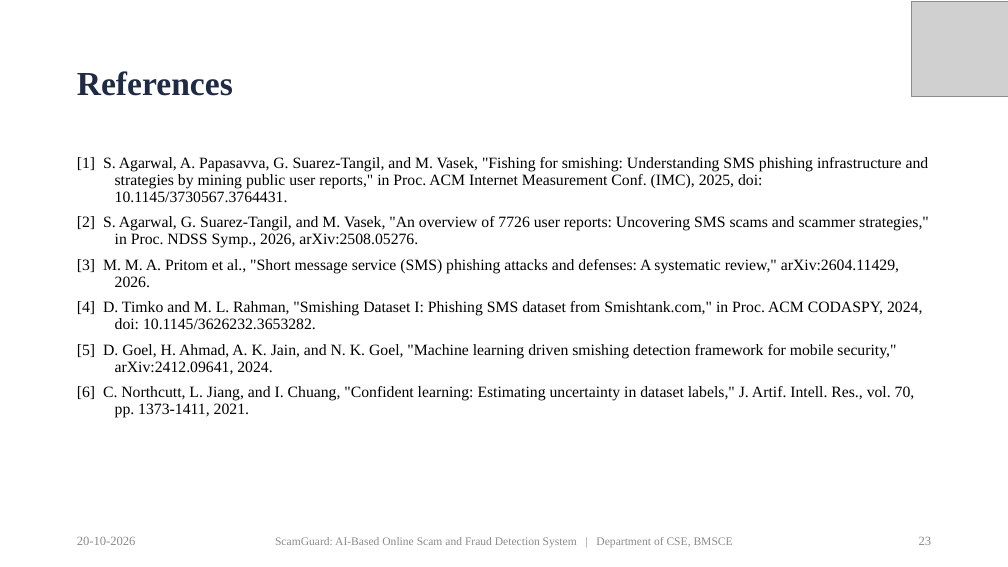
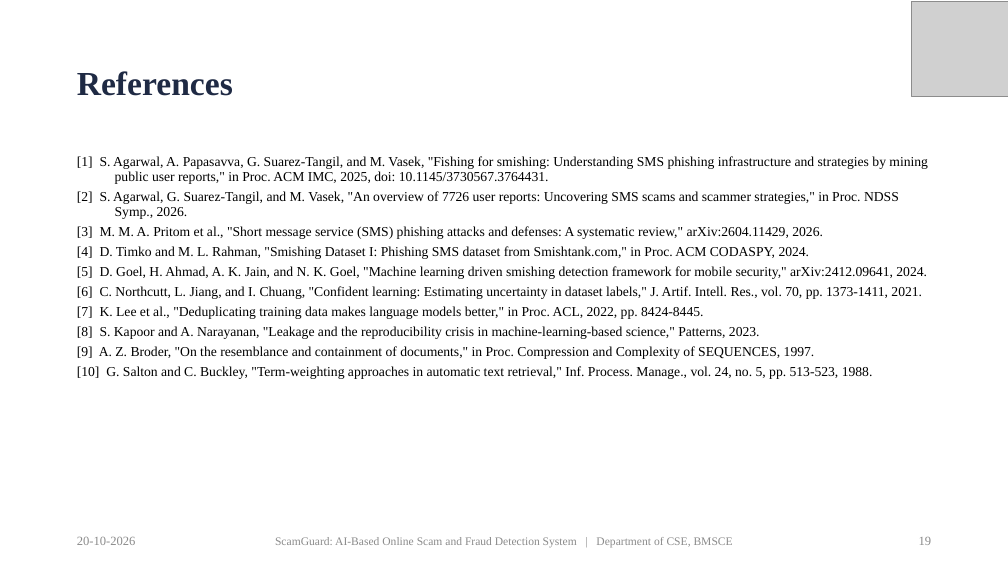
Before and after one commit to priyamthakur275/ScamGuard-AI, a slide deck: slide 19 of docs/presentation/ScamGuard_PP2_Presentation.pptx (slide 23 before the commit). Drawn at 1008x567 pixels with LibreOffice and Linux fonts; fonts in the diff are those of the drawing; grey boxes stand for pictures. Boxes give left, top, right and bottom in pixels: in the first picture for what was removed or moved away, otherwise in the second. Text is boxed around its words. In the diff, an @@ line names an element or a change of style, - is before the commit and + after.

Commit message:
Final copies: report layout pass, balanced paper columns, 20-slide presentation

```diff
--- a/docs/presentation/ScamGuard_PP2_Presentation.pptx
+++ b/docs/presentation/ScamGuard_PP2_Presentation.pptx
@@ text at box(77, 156, 928, 219): text changed; size 15 to 13 pt @@
-[1] S. Agarwal, A. Papasavva, G. Suarez-Tangil, and M. Vasek, "Fishing for smishing: Understanding SMS phishing infrastructure and strategies by mining public user reports," in Proc. ACM Internet Measurement Conf. (IMC), 2025, doi: 10.1145/3730567.3764431.
-[2] S. Agarwal, G. Suarez-Tangil, and M. Vasek, "An overview of 7726 user reports: Uncovering SMS scams and scammer strategies," in Proc. NDSS Symp., 2026, arXiv:2508.05276.
+[1] S. Agarwal, A. Papasavva, G. Suarez-Tangil, and M. Vasek, "Fishing for smishing: Understanding SMS phishing infrastructure and strategies by mining public user reports," in Proc. ACM IMC, 2025, doi: 10.1145/3730567.3764431.
+[2] S. Agarwal, G. Suarez-Tangil, and M. Vasek, "An overview of 7726 user reports: Uncovering SMS scams and scammer strategies," in Proc. NDSS Symp., 2026.
@@ text at box(77, 226, 927, 299): size 15 to 13 pt in "[3] M. M. A. Pritom et al., ...", "[5] D. Goel, H. Ahmad, A. K. ...", "[6] C. Northcutt, L. Jiang, and I. ..."; less space between paragraphs @@
@@ text at box(77, 246, 810, 259): text changed; size 15 to 13 pt @@
-[4] D. Timko and M. L. Rahman, "Smishing Dataset I: Phishing SMS dataset from Smishtank.com," in Proc. ACM CODASPY, 2024, doi: 10.1145/3626232.3653282.
+[4] D. Timko and M. L. Rahman, "Smishing Dataset I: Phishing SMS dataset from Smishtank.com," in Proc. ACM CODASPY, 2024.
@@ text at box(77, 306, 873, 379): paragraphs added @@
+[7] K. Lee et al., "Deduplicating training data makes language models better," in Proc. ACL, 2022, pp. 8424-8445.
+[8] S. Kapoor and A. Narayanan, "Leakage and the reproducibility crisis in machine-learning-based science," Patterns, 2023.
+[9] A. Z. Broder, "On the resemblance and containment of documents," in Proc. Compression and Complexity of SEQUENCES, 1997.
+[10] G. Salton and C. Buckley, "Term-weighting approaches in automatic text retrieval," Inf. Process. Manage., vol. 24, no. 5, pp. 513-523, 1988.
@@ page number at box(919, 537, 932, 545): text changed @@
-23
+19
```
Also in this commit, not shown: 4 other slides changed, 5 slides removed, 4 other files.
